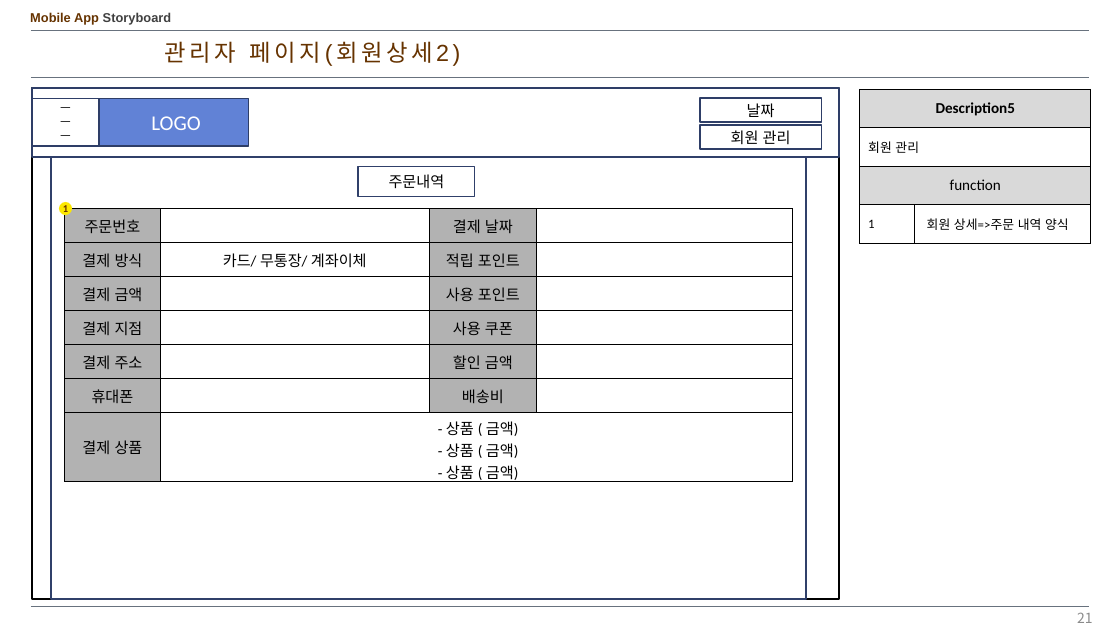
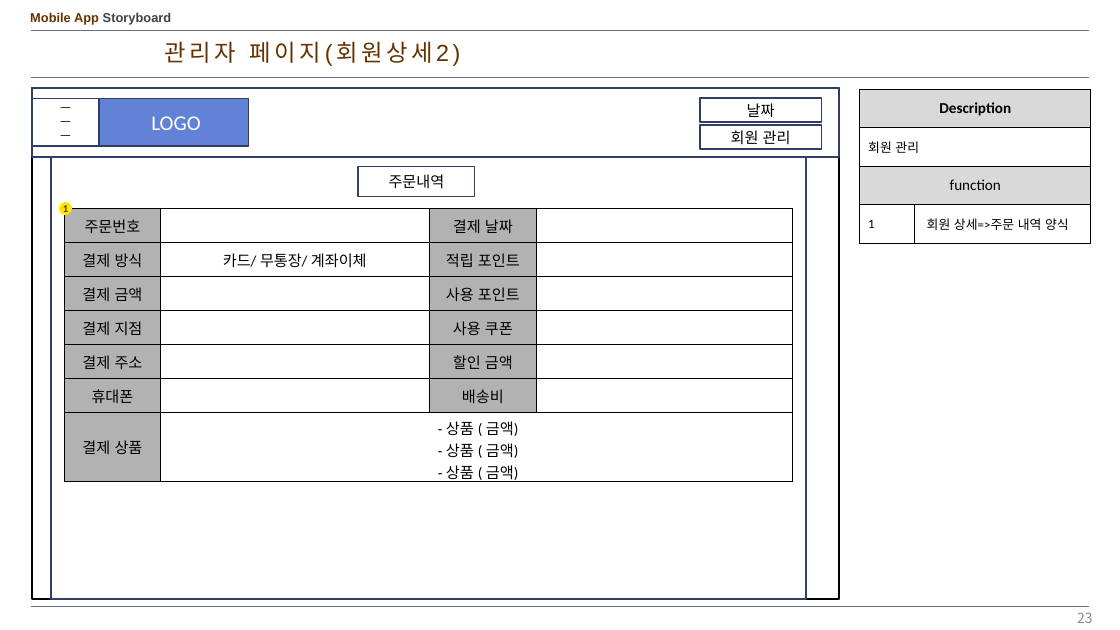
Before and after one commit to kangheechoul/document, a slide deck: slide 23 of 프레젠테이션 1.pptx (slide 21 before the commit). Drawn at 1120x630 pixels with LibreOffice and Linux fonts; fonts in the diff are those of the drawing. Boxes give left, top, right and bottom in pixels: in the first picture for what was removed or moved away, otherwise in the second. Text is boxed around its words. In the diff, an @@ line names an element or a change of style, - is before the commit and + after.

```diff
--- a/프레젠테이션 1.pptx
+++ b/프레젠테이션 1.pptx
@@ table at [860, 89, 1091, 243] @@
-row 1, column 1: Description5
+row 1, column 1: Description
@@ page number at [1077, 612, 1093, 623]: text changed @@
-21
+23
```
Also in this commit, not shown: 8 other slides changed, 5 slides added.
